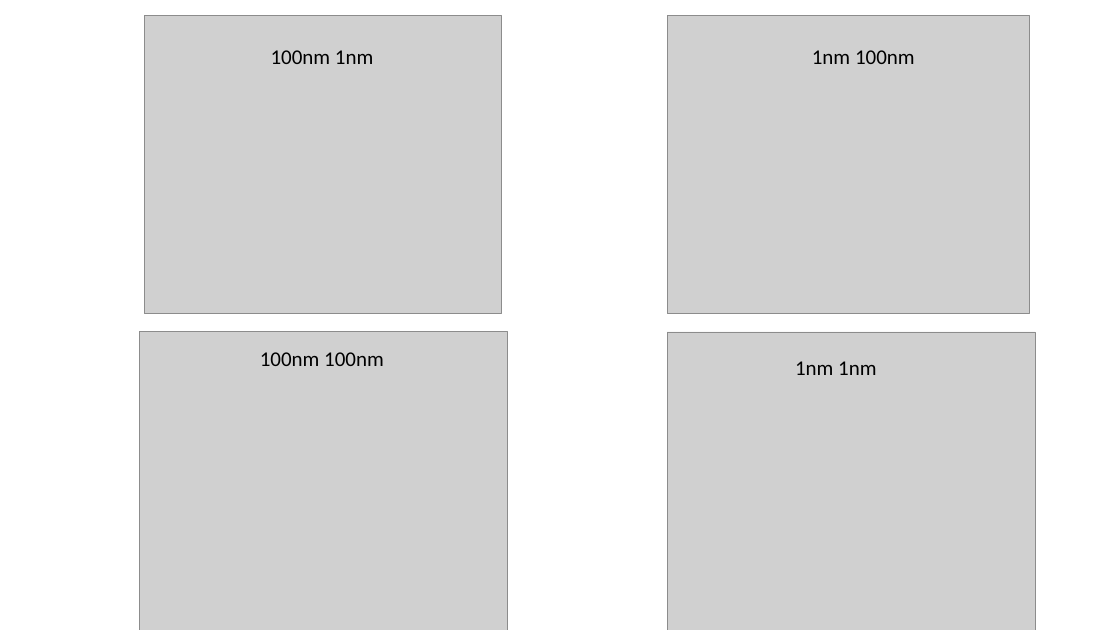
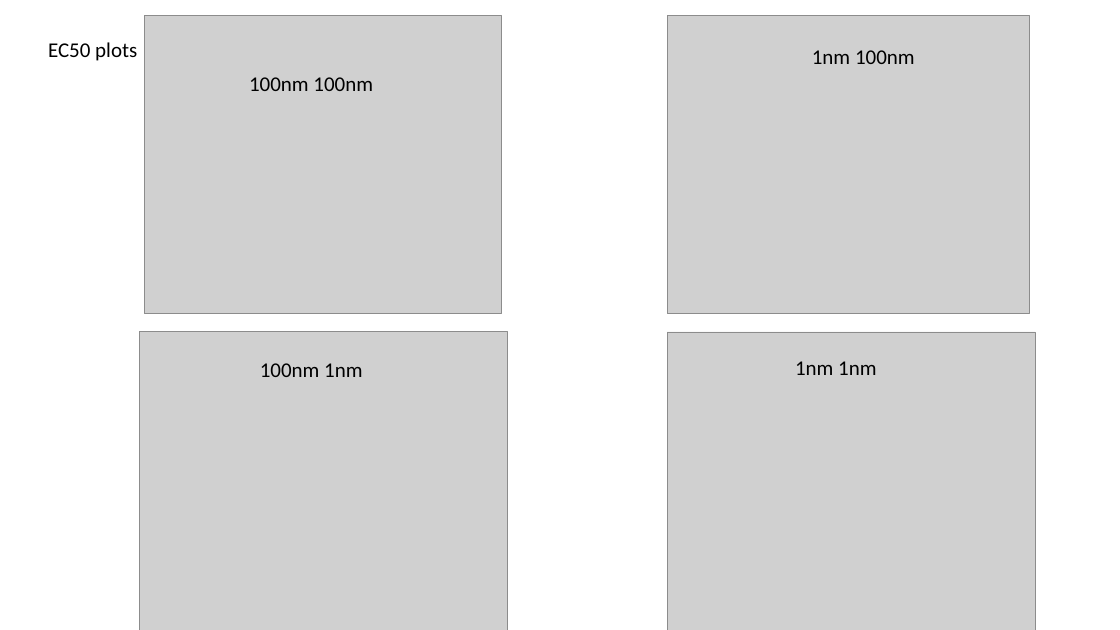
Before and after one commit to lukedtc/ADCC-Project, a slide deck: slide 3 of Figures/Selectivity_Figures/bispecific selecitivity.pptx. Drawn at 1120x630 pixels with LibreOffice and Linux fonts; fonts in the diff are those of the drawing; grey boxes stand for pictures. Boxes give left, top, right and bottom in pixels: in the first picture for what was removed or moved away, otherwise in the second. Text is boxed around its words. In the diff, an @@ line names an element or a change of style, - is before the commit and + after.

```diff
--- a/Figures/Selectivity_Figures/bispecific selecitivity.pptx
+++ b/Figures/Selectivity_Figures/bispecific selecitivity.pptx
@@ text added at bbox=[48, 42, 137, 61], 18 pt, text #000000 @@
+EC50 plots
@@ text "100nm 100nm": place and size @@
-text "100nm 100nm" at bbox=[260, 352, 384, 366]
+text "100nm 100nm" at bbox=[249, 77, 373, 91]
@@ text "100nm 1nm": place and size @@
-text "100nm 1nm" at bbox=[271, 50, 373, 64]
+text "100nm 1nm" at bbox=[260, 363, 362, 377]
```
Also in this commit, not shown: 4 slides added, 4 other files.
